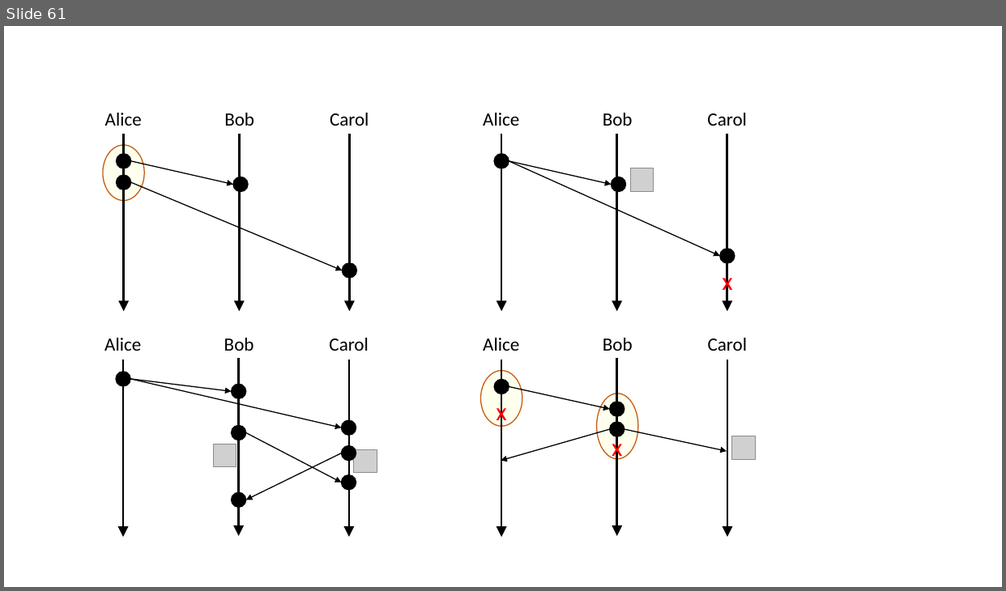
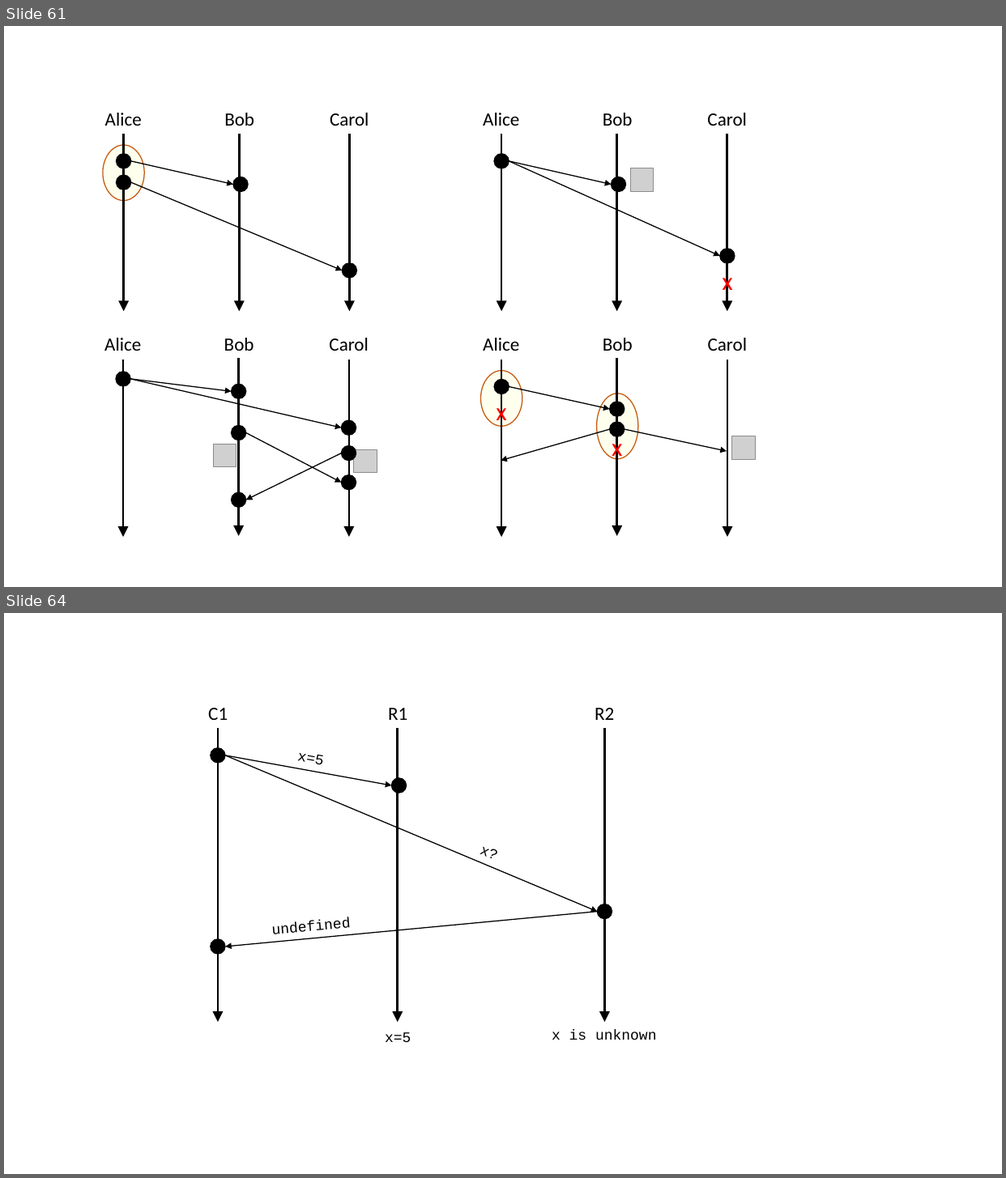
Before and after one commit to ChrisWhealy/DistributedSystemNotes, a slide deck: img/Diagrams.pptx. Shown one above the other, each under a label of ours: slide 61 before the commit, slides 61 and 64 after it; the slides between them are not shown. The pictures are 1006x591 and 1006x1178 pixels, drawn with LibreOffice and Linux fonts; fonts in the diff are those of the drawing; grey boxes stand for pictures. Boxes give left, top, right and bottom in pixels: in the first picture for what was removed or moved away, otherwise in the second. Text is boxed around its words. In the diff, an @@ line names an element or a change of style, - is before the commit and + after.

```diff
--- a/img/Diagrams.pptx
+++ b/img/Diagrams.pptx
@@ slide 64 added at <box>4,613,1002,1174</box>, background #FFFFFF @@
@@ text added at <box>208,708,228,720</box>, 18 pt, text #000000 @@
+C1
@@ text added at <box>388,708,407,720</box>, 18 pt, text #000000 @@
+R1
@@ text added at <box>594,708,614,720</box>, 18 pt, text #000000 @@
+R2
@@ arrow added from (218, 728) to (218, 1023), #000000 2 pt @@
@@ arrow added from (398, 728) to (398, 1023), #000000 2 pt @@
@@ arrow added from (604, 728) to (604, 1023), #000000 2 pt @@
@@ ellipse added at <box>211,747,226,763</box>, fill #000000, outline #000000 1 pt @@
@@ arrow added from (226, 756) to (598, 912), #000000 1 pt @@
@@ arrow added from (226, 756) to (392, 786), #000000 1 pt @@
@@ text added at <box>297,753,323,764</box>, 14 pt, text #000000 @@
+x=5
@@ ellipse added at <box>392,778,407,794</box>, fill #000000, outline #000000 1 pt @@
@@ text added at <box>479,847,496,858</box>, 14 pt, text #000000 @@
+x?
@@ arrow added from (598, 912) to (226, 947), #000000 1 pt @@
@@ text added at <box>272,918,351,939</box>, 14 pt, text #000000 @@
+undefined
@@ ellipse added at <box>598,905,612,919</box>, fill #000000, outline #000000 1 pt @@
@@ ellipse added at <box>211,939,226,954</box>, fill #000000, outline #000000 1 pt @@
@@ text added at <box>385,1033,411,1042</box>, 14 pt, text #000000 @@
+x=5
@@ text added at <box>552,1030,657,1040</box>, 14 pt, text #000000 @@
+x is unknown
```
Also in this commit, not shown: 7 other slides added, 13 other files.
